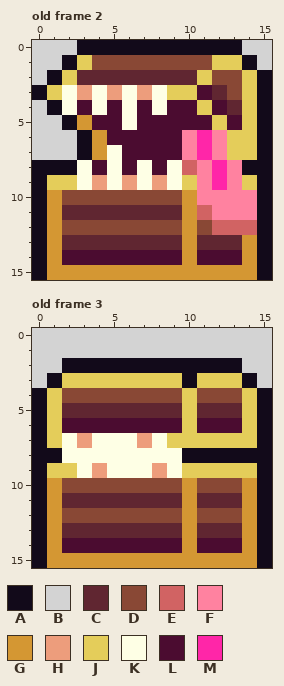
One commit to this animated GIF sprite: bbdd_final/public/images/monsters/Magic_9.gif. The picture above is the old version.
The file is 64x64 pixels, drawn in blocks of 4x4; one block is one cell here. Shown: old frame 2, old frame 3. The commit also changed other frames, which this record leaves out.
Palette (. is transparent): A #120a1a  B #d3d3d3  C #602631  D #894835  E #d16363  F #ff82a0  G #d49733  H #ed9d7c  J #e4cd5a  K #feffe5  L #4b0c30  M #ff26a8
Pixels before, old frame 2, first column x 0:
 0 BBBAAAAAAAAAAABB
 1 BBAJDDDDDDDDJJAB
 2 BAJCCCCCCCCJDDJA
 3 AJKHKHKHKJJLCDJA
 4 BAKLKLKLKLLJLCJA
 5 BBAGLLKLLLLLJLJA
 6 BBBAGLLLLLFMFJJA
 7 BBBAGKLLLLFMFJJA
 8 AAAKLKLKLKEFMFAA
 9 AJJKHKHKHKJFMFJA
10 AGDDDDDDDDGFFFFA
11 AGCCCCCCCCGEFFFA
12 AGDDDDDDDDGDEEEA
13 AGCCCCCCCCGCCCGA
14 AGLLLLLLLLGLLLGA
15 AGGGGGGGGGGGGGGA
Pixels before, old frame 3, first column x 0:
 0 BBBBBBBBBBBBBBBB
 1 BBBBBBBBBBBBBBBB
 2 BBAAAAAAAAAAAABB
 3 BAJJJJJJJJAJJJAB
 4 AJDDDDDDDDJDDDJA
 5 AJCCCCCCCCJCCCJA
 6 AJLLLLLLLLJLLLJA
 7 AJKHKKKHKJJJJJJA
 8 AAKKKKKKKKAAAAAA
 9 AJJKHKKKHKJJJJJA
10 AGDDDDDDDDGDDDGA
11 AGCCCCCCCCGCCCGA
12 AGDDDDDDDDGDDDGA
13 AGCCCCCCCCGCCCGA
14 AGLLLLLLLLGLLLGA
15 AGGGGGGGGGGGGGGA
After:
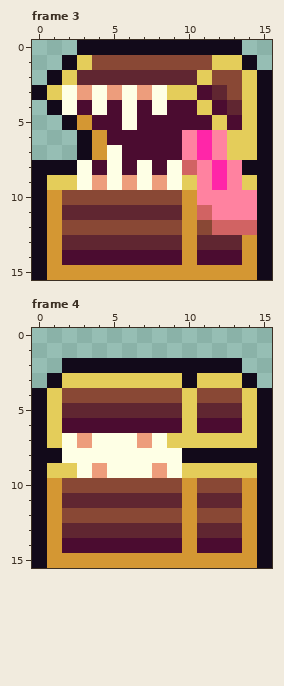
A new or re-ordered frame is compared with the old frame closest to it.
The exact change:
frames re-ordered
Changed rows in their new state; - is an unchanged pixel.
Frame 3 against old frame 2:
first column x 0:
 0 ...-----------..
 1 ..-------------.
 2 .---------------
 4 .---------------
 5 ..--------------
 6 ...-------------
 7 ...-------------
Frame 4 against old frame 3:
first column x 0:
 0 ................
 1 ................
 2 ..------------..
 3 .--------------.
